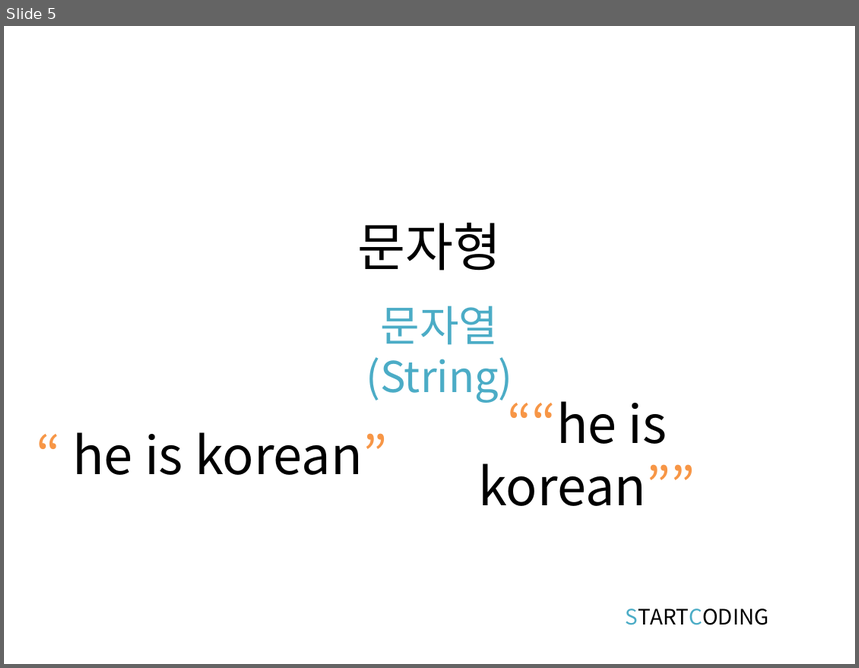
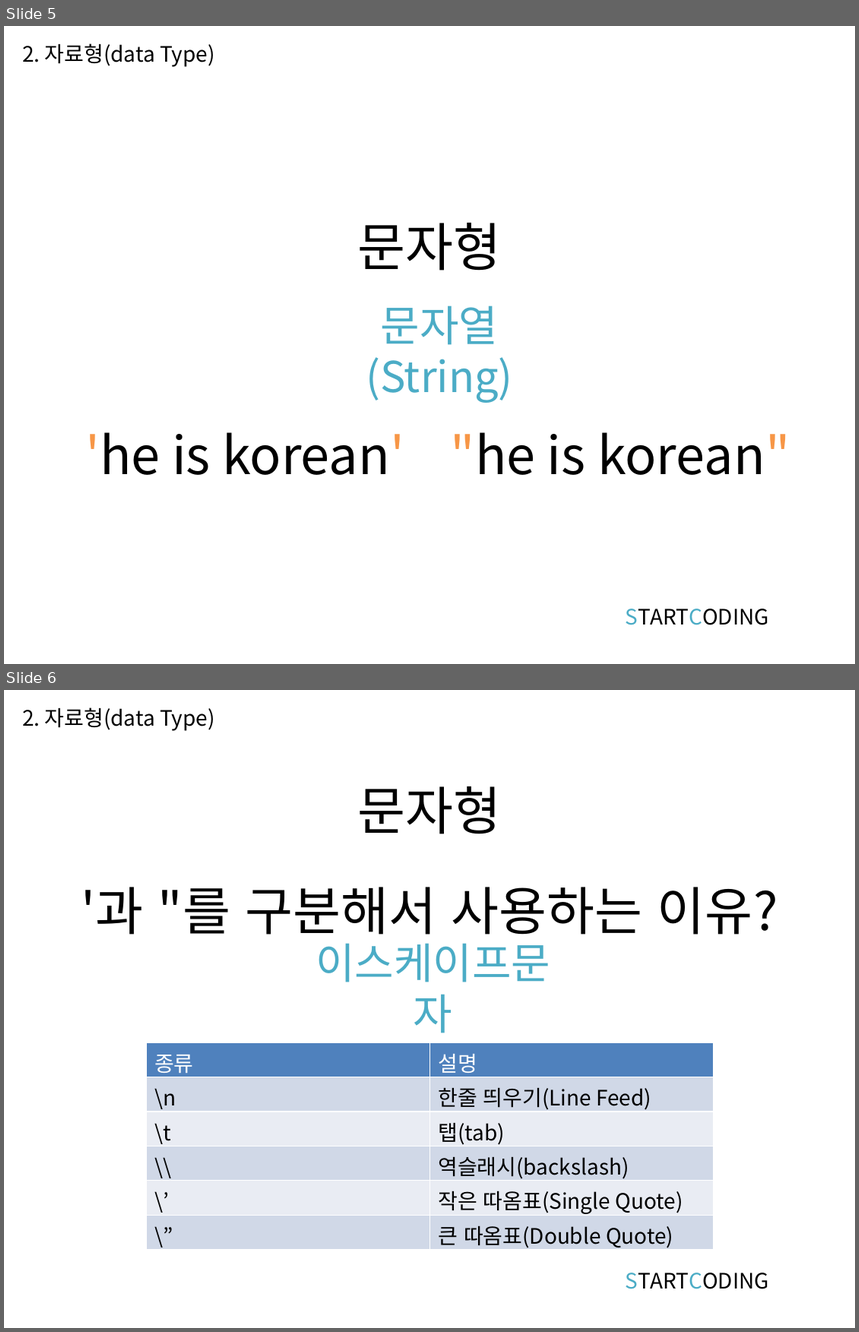
Before and after one commit to kwonkijun/web, a slide deck: 프론트엔드기초(PPT)/JAVASCRIPT 3강_변수와 데이터타입 - 복사본.pptx. Shown one above the other, each under a label of ours: slide 5 before the commit, slides 5 and 6 after it. The pictures are 859x668 and 859x1332 pixels, drawn with LibreOffice and Linux fonts; fonts in the diff are those of the drawing. Boxes give left, top, right and bottom in pixels: in the first picture for what was removed or moved away, otherwise in the second. Text is boxed around its words. In the diff, an @@ line names an element or a change of style, - is before the commit and + after.

```diff
--- a/프론트엔드기초(PPT)/JAVASCRIPT 3강_변수와 데이터타입 - 복사본.pptx
+++ b/프론트엔드기초(PPT)/JAVASCRIPT 3강_변수와 데이터타입 - 복사본.pptx
@@ slide 6 added at (x1=4, y1=690, x2=855, y2=1328), background #FFFFFF @@
@@ text added at (x1=22, y1=707, x2=215, y2=731), 18 pt, text #000000 @@
+2. 자료형(data Type)
@@ text added at (x1=358, y1=787, x2=502, y2=834), 44 pt, text #000000 @@
+문자형
@@ title added at (x1=82, y1=887, x2=778, y2=935), 44 pt, text #000000 @@
+'과 "를 구분해서 사용하는 이유?
@@ text added at (x1=316, y1=943, x2=550, y2=1034), 36 pt, text #4BACC6 @@
+이스케이프문자
@@ table added at (x1=146, y1=1043, x2=713, y2=1253), 6 rows, 2 columns @@
+종류 | 설명
+\n | 한줄 띄우기(Line Feed)
+\t | 탭(tab)
+\\ | 역슬래시(backslash)
+\’ | 작은 따옴표(Single Quote)
+\” | 큰 따옴표(Double Quote)
@@ text added at (x1=626, y1=1273, x2=769, y2=1290), 18 pt, text #000000 @@
+STARTCODING
@@ slide 5 changed as well @@
@@ text added at (x1=22, y1=43, x2=215, y2=67), 18 pt, text #000000 @@
+2. 자료형(data Type)
@@ text at (x1=85, y1=433, x2=405, y2=475): text changed @@
-“ he is korean”
+'he is korean'
@@ text at (x1=451, y1=433, x2=791, y2=475): text changed @@
-““he is korean””
+"he is korean"
```
Also in this commit, not shown: 5 other slides changed, 12 other slides added, 6 slides removed, 2 other files.
